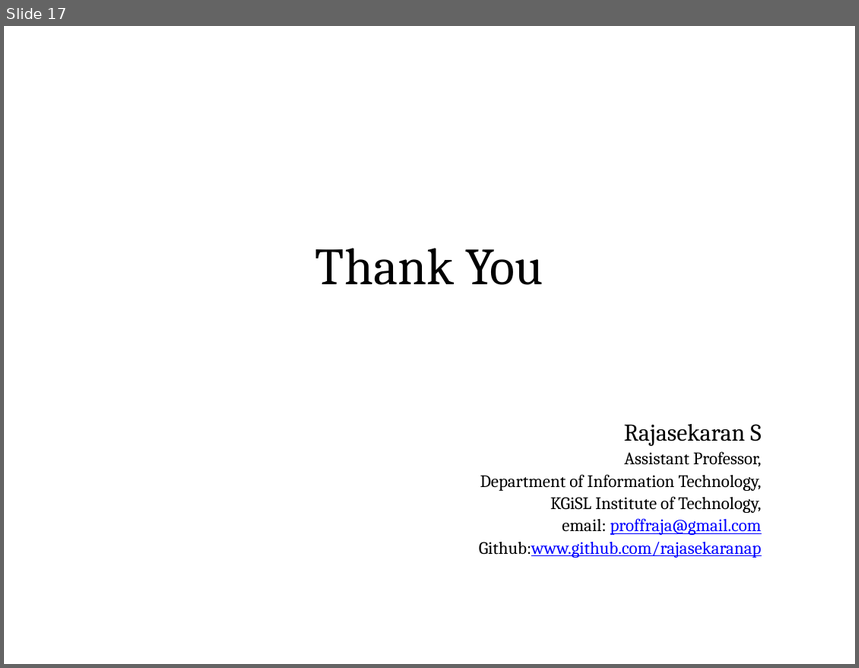
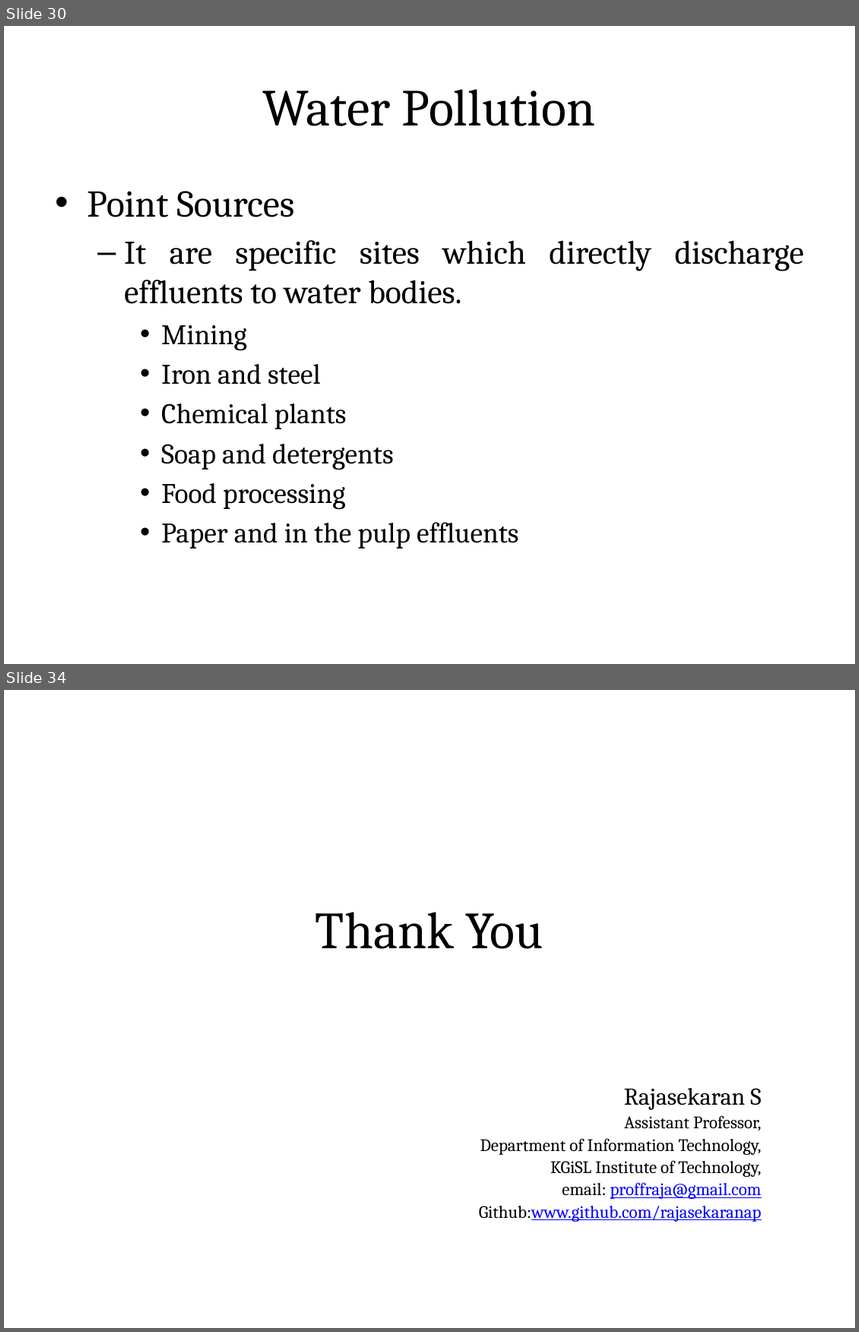
Before and after one commit to rajasekaran36/GE8291-Environmental-Science-and-Engineering, a slide deck: Slides/GE8291-U2.pptx. Shown one above the other, each under a label of ours: slide 17 before the commit, slides 30 and 34 after it; the slides between them are not shown. The pictures are 859x668 and 859x1332 pixels, drawn with LibreOffice and Linux fonts; fonts in the diff are those of the drawing. Boxes give left, top, right and bottom in pixels: in the first picture for what was removed or moved away, otherwise in the second. Text is boxed around its words. In the diff, an @@ line names an element or a change of style, - is before the commit and + after.

```diff
--- a/Slides/GE8291-U2.pptx
+++ b/Slides/GE8291-U2.pptx
@@ slide 30 added at bbox=[4, 26, 855, 664], background #FFFFFF @@
@@ title added at bbox=[47, 52, 813, 158], fill gradient #DAFDA7 to #E4FCC2 to #F5FFE7, outline #98B955 0.75 pt, 44 pt, text #000000 @@
+Water Pollution
@@ text added at bbox=[87, 191, 804, 549], 24 pt, text #000000 @@
+• Point Sources
+  – It are specific sites which directly discharge effluents to water bodies.
+    • Mining
+    • Iron and steel
+    • Chemical plants
+    • Soap and detergents
+    • Food processing
+    • Paper and in the pulp effluents
@@ what was slide 17 is now slide 34 @@
```
Also in this commit, not shown: 16 other slides added, 1 other file.
